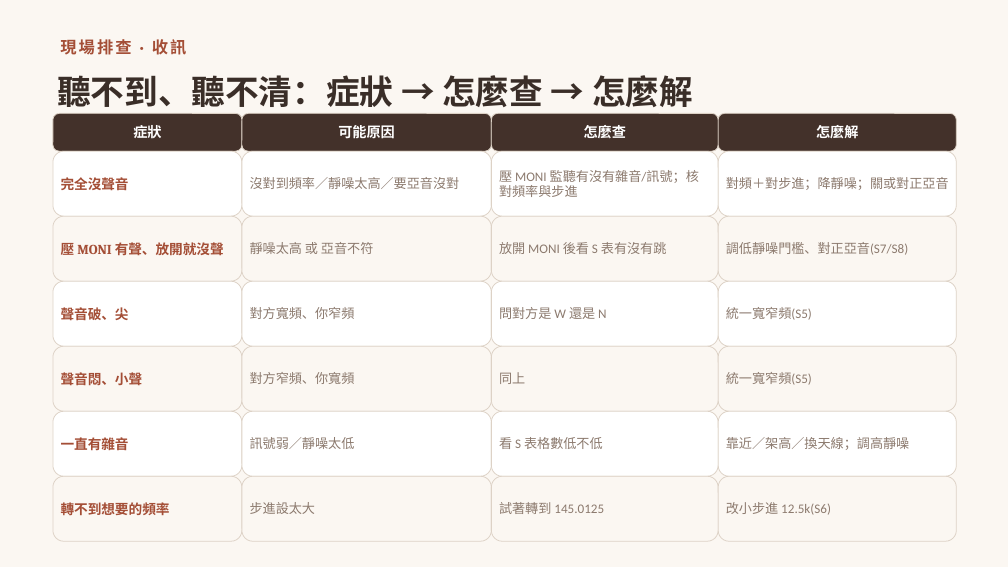
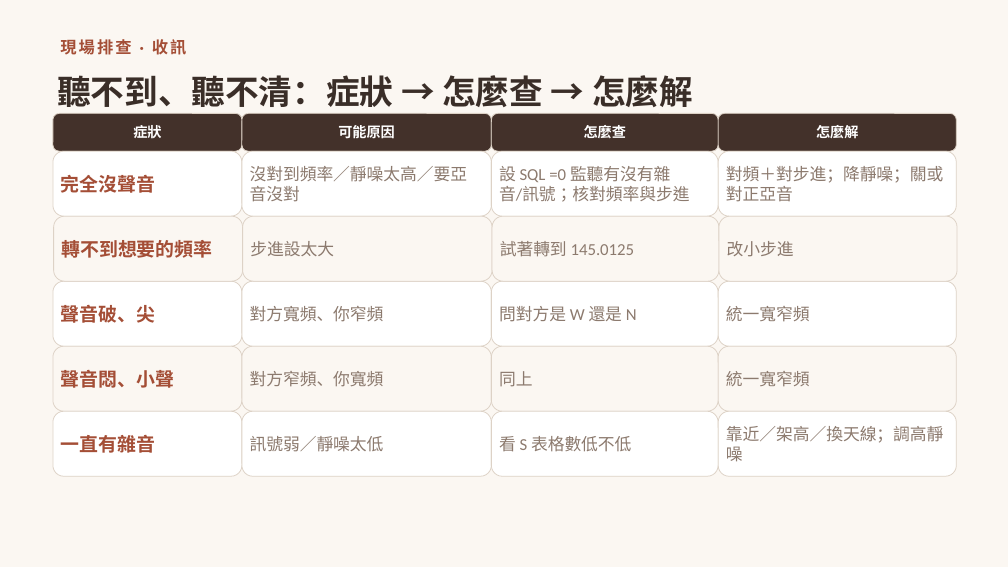
Before and after one commit to winson3QQ/Radio-Advanced, a slide deck: slide 43 of 投影片/進階無線電_課程投影片.pptx. Drawn at 1008x567 pixels with LibreOffice and Linux fonts; fonts in the diff are those of the drawing. Boxes give left, top, right and bottom in pixels: in the first picture for what was removed or moved away, otherwise in the second. Text is boxed around its words. In the diff, an @@ line names an element or a change of style, - is before the commit and + after.

```diff
--- a/投影片/進階無線電_課程投影片.pptx
+++ b/投影片/進階無線電_課程投影片.pptx
@@ text in rounded rectangle at [499, 166, 690, 202]: text changed; size 12.5 to 16 pt @@
-壓 MONI 監聽有沒有雜音/訊號；核對頻率與步進
+設 SQL =0 監聽有沒有雜音/訊號；核對頻率與步進
@@ rounded rectangle removed at [53, 216, 242, 281] @@
-壓 MONI 有聲、放開就沒聲
@@ size 13 to 18 pt, font Cambria to Noto Sans CJK SC in 5 elements at [53, 151, 242, 216], [53, 281, 242, 346], [53, 346, 242, 411], [53, 411, 242, 476], [54, 216, 243, 281] @@
@@ rounded rectangle removed at [242, 216, 492, 281] @@
-靜噪太高 或 亞音不符
@@ size 12.5 to 16 pt in 11 elements at [242, 151, 492, 216], [718, 151, 957, 216], [242, 281, 492, 346], [492, 281, 718, 346], [242, 346, 492, 411], [492, 346, 718, 411], [242, 411, 492, 476], [492, 411, 718, 476], [718, 411, 957, 476], [243, 216, 492, 281], [492, 216, 719, 281] @@
@@ rounded rectangle removed at [492, 216, 718, 281] @@
-放開 MONI 後看 S 表有沒有跳
@@ rounded rectangle removed at [718, 216, 957, 281] @@
-調低靜噪門檻、對正亞音(S7/S8)
@@ 4 rounded rectangles: place and size @@
-4 rounded rectangles at [53, 476, 957, 541]
+4 rounded rectangles at [54, 216, 957, 281]
@@ text in rounded rectangle at [727, 241, 794, 257]: text changed; size 12.5 to 16 pt @@
-改小步進 12.5k(S6)
+改小步進
@@ text in rounded rectangle at [726, 306, 810, 322]: text changed; size 12.5 to 16 pt @@
-統一寬窄頻(S5)
+統一寬窄頻
@@ text in rounded rectangle at [726, 371, 810, 387]: text changed; size 12.5 to 16 pt @@
-統一寬窄頻(S5)
+統一寬窄頻
```
Also in this commit, not shown: 2 other slides changed.
